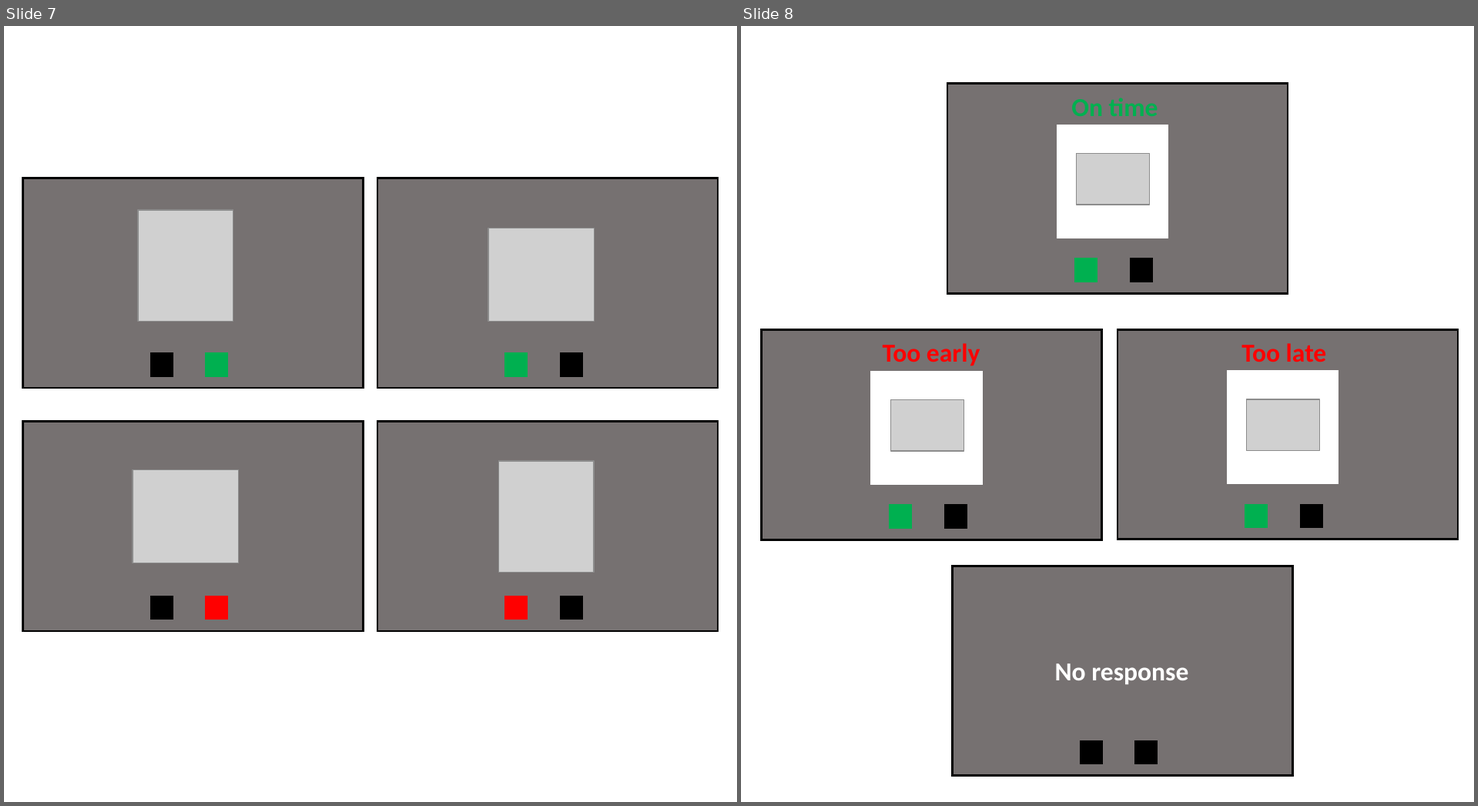
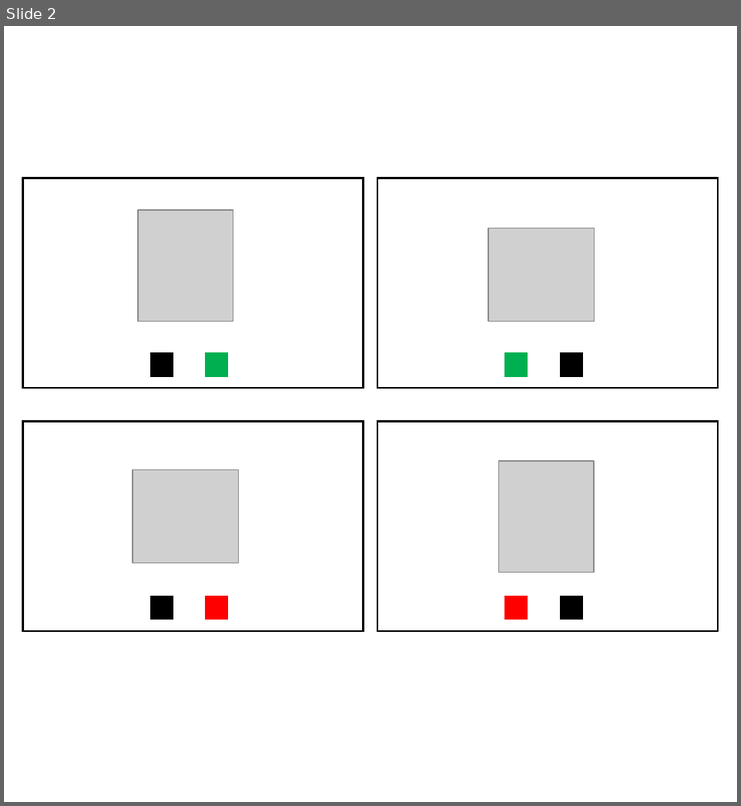
Before and after one commit to mmorenoverdu/HLJT, a slide deck: HLJT_online/hljt_instr_images/figures.pptx. Shown side by side, each under a label of ours: slides 7 and 8 before the commit, slide 2 after it. The pictures are 1478x806 and 741x806 pixels, drawn with LibreOffice and Linux fonts; fonts in the diff are those of the drawing; grey boxes stand for pictures. Boxes give left, top, right and bottom in pixels: in the first picture for what was removed or moved away, otherwise in the second. Text is boxed around its words. In the diff, an @@ line names an element or a change of style, - is before the commit and + after.

```diff
--- a/HLJT_online/hljt_instr_images/figures.pptx
+++ b/HLJT_online/hljt_instr_images/figures.pptx
@@ slide 8 removed at bbox=[741, 26, 1474, 802], background #FFFFFF @@
@@ group removed at bbox=[947, 84, 1287, 294]: 4 rectangles, 1 picture, 1 text @@
-On time
@@ group removed at bbox=[762, 330, 1102, 540]: 4 rectangles, 1 picture, 1 text @@
-Too early
@@ group removed at bbox=[1118, 329, 1458, 539]: 4 rectangles, 1 picture, 1 text @@
-Too late
@@ group removed at bbox=[952, 566, 1292, 775]: 3 rectangles, 1 text @@
-No response
@@ what was slide 7 is now slide 2 @@
@@ slide 2 changed as well @@
@@ fill #767171 to #FFFFFF in 4 elements at bbox=[22, 421, 363, 631], bbox=[377, 178, 717, 388], bbox=[377, 421, 717, 631], bbox=[22, 178, 363, 388] @@
```
Also in this commit, not shown: 1 slide added, 11 other slides removed, 9 other files.
